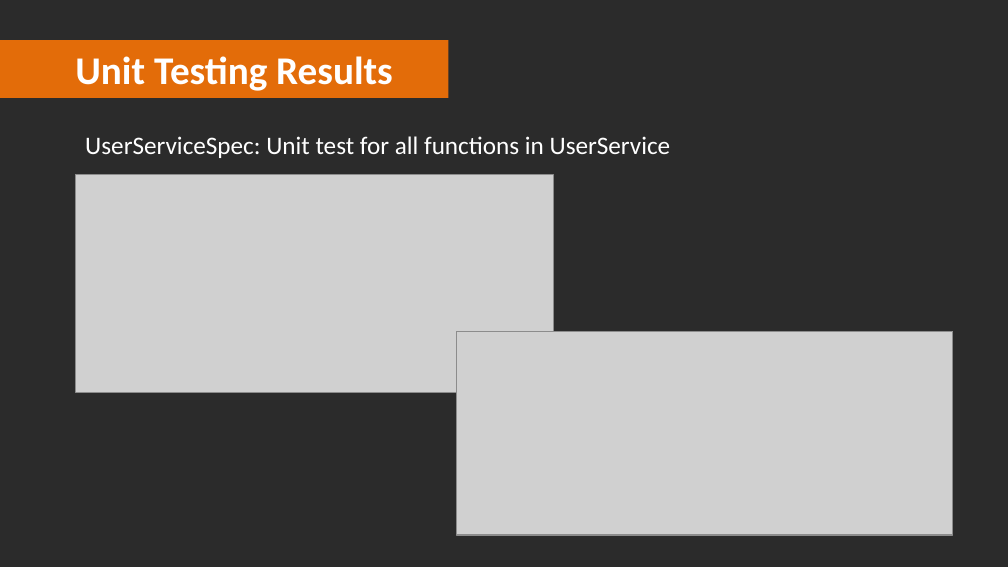
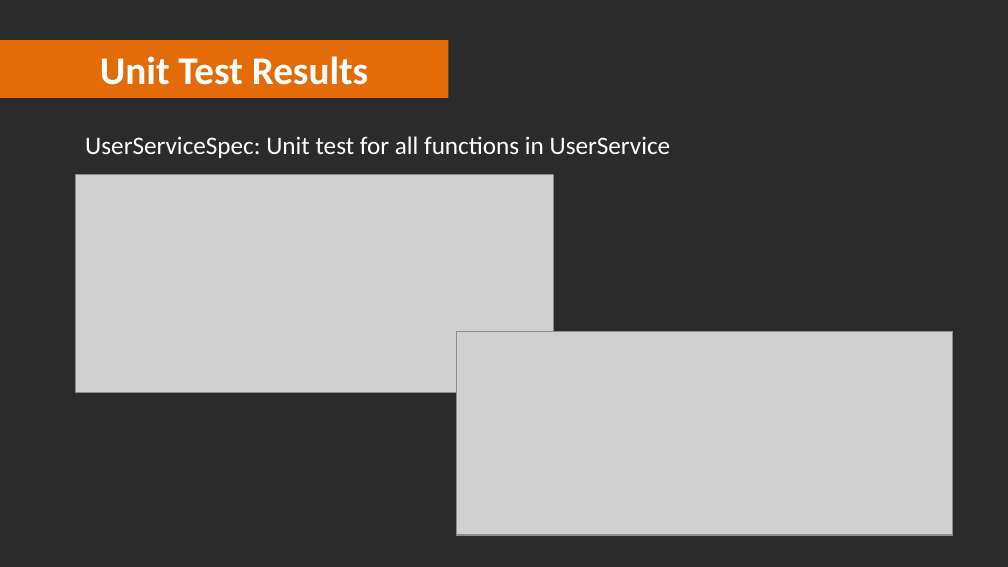
Before and after one commit to kinyang007/CSYE7200_Team5, a slide deck: slide 15 of Final_Presentation_Team_5 .pptx. Drawn at 1008x567 pixels with LibreOffice and Linux fonts; fonts in the diff are those of the drawing; grey boxes stand for pictures; background and template pictures are left out; a plain dark background stands for a picture behind light text. Boxes give left, top, right and bottom in pixels: in the first picture for what was removed or moved away, otherwise in the second. Text is boxed around its words. In the diff, an @@ line names an element or a change of style, - is before the commit and + after.

```diff
--- a/Final_Presentation_Team_5 .pptx
+++ b/Final_Presentation_Team_5 .pptx
@@ text at [100,56,369,85]: text changed @@
-Unit Testing Results
+Unit Test Results
```
Also in this commit, not shown: 8 other slides changed, 1 slide removed.
